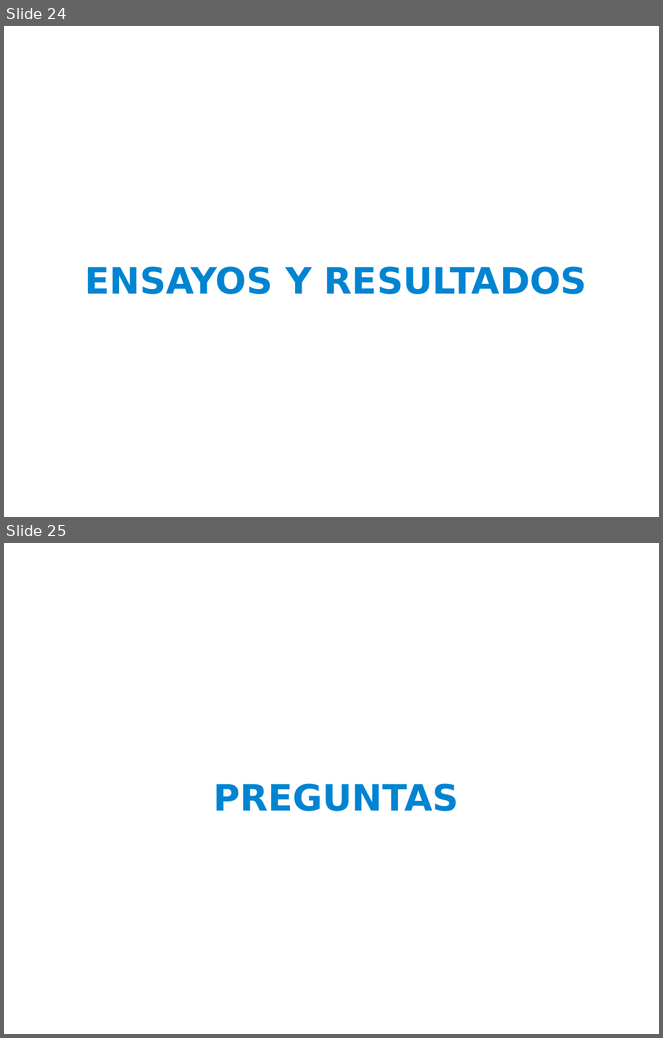
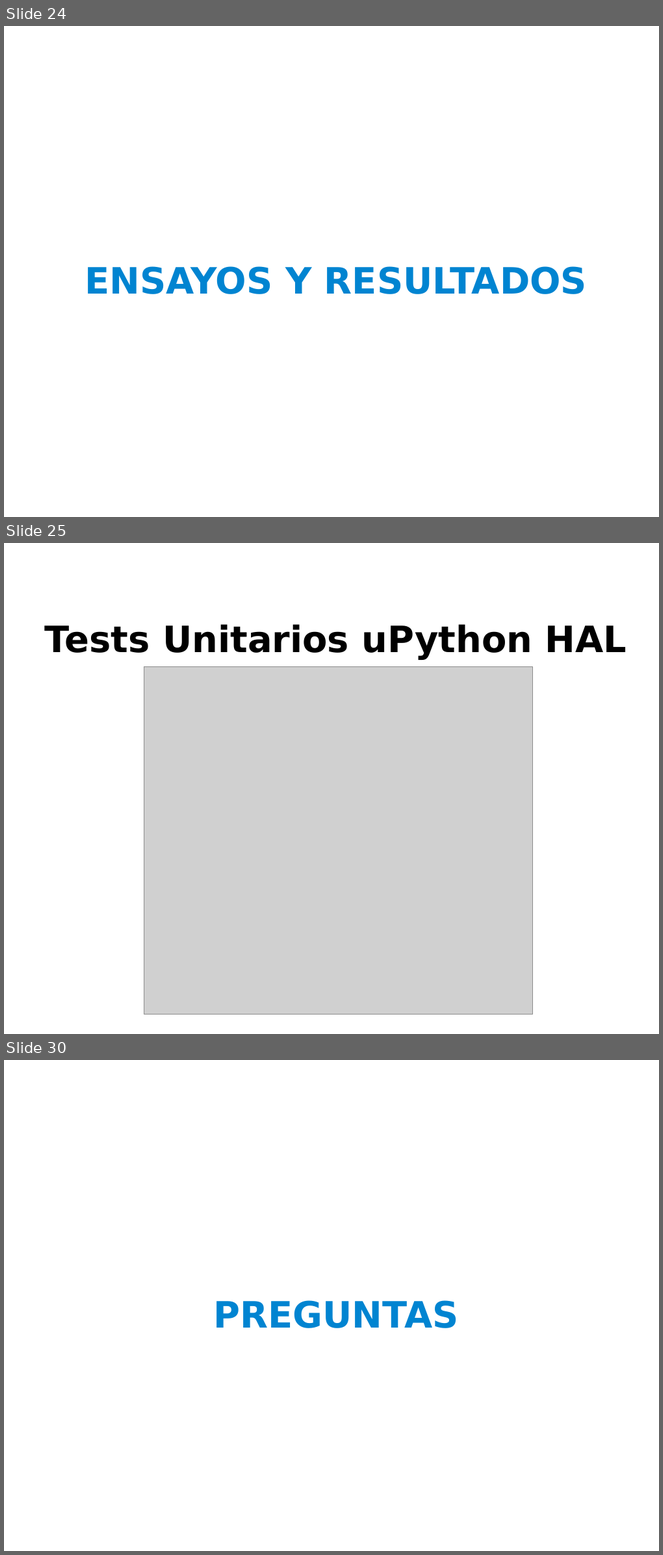
Before and after one commit to ernesto-g/tpfinalcese, a slide deck: presentacion/presentacion_v1.odp. Shown one above the other, each under a label of ours: slides 24 and 25 before the commit, slides 24, 25 and 30 after it; the slides between them are not shown. The pictures are 663x1038 and 663x1555 pixels, drawn with LibreOffice and Linux fonts; fonts in the diff are those of the drawing; grey boxes stand for pictures; background and template pictures are left out. Boxes give left, top, right and bottom in pixels: in the first picture for what was removed or moved away, otherwise in the second. Text is boxed around its words. In the diff, an @@ line names an element or a change of style, - is before the commit and + after.

```diff
--- a/presentacion/presentacion_v1.odp
+++ b/presentacion/presentacion_v1.odp
@@ slide 25 added at bbox=[4, 543, 659, 1034], background picture (left out) @@
@@ title added at bbox=[45, 624, 627, 659], 44 pt, text #000000, bold @@
+Tests Unitarios uPython HAL
@@ picture added at bbox=[144, 667, 533, 1014] @@
@@ what was slide 25 is now slide 30 @@
```
Also in this commit, not shown: 3 slides changed, 4 other slides added.
